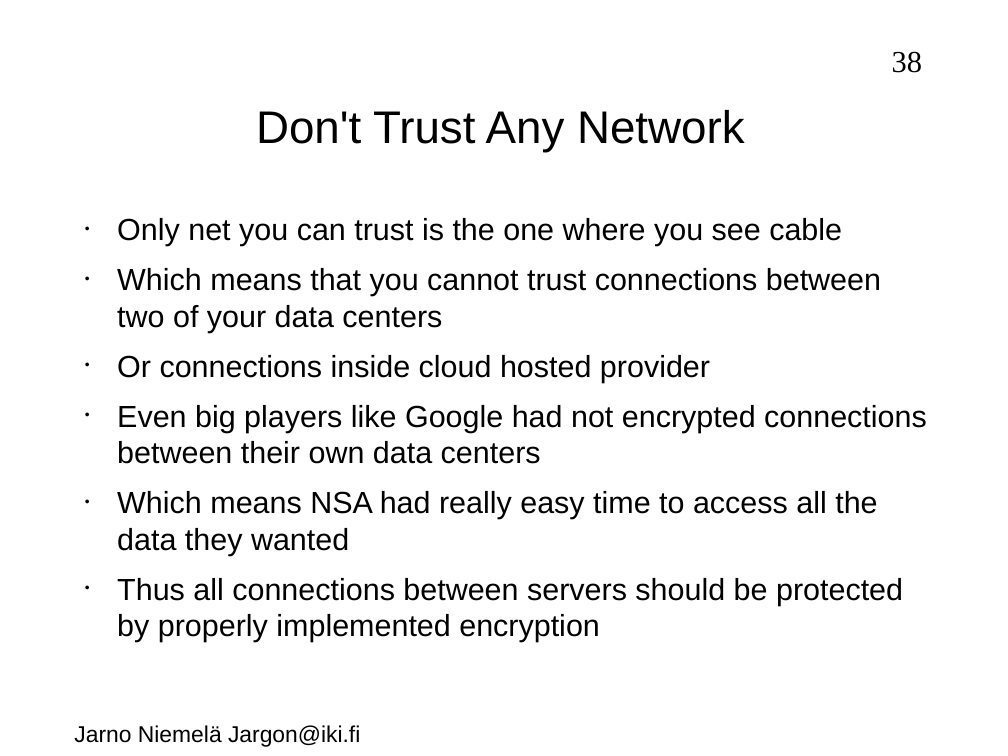
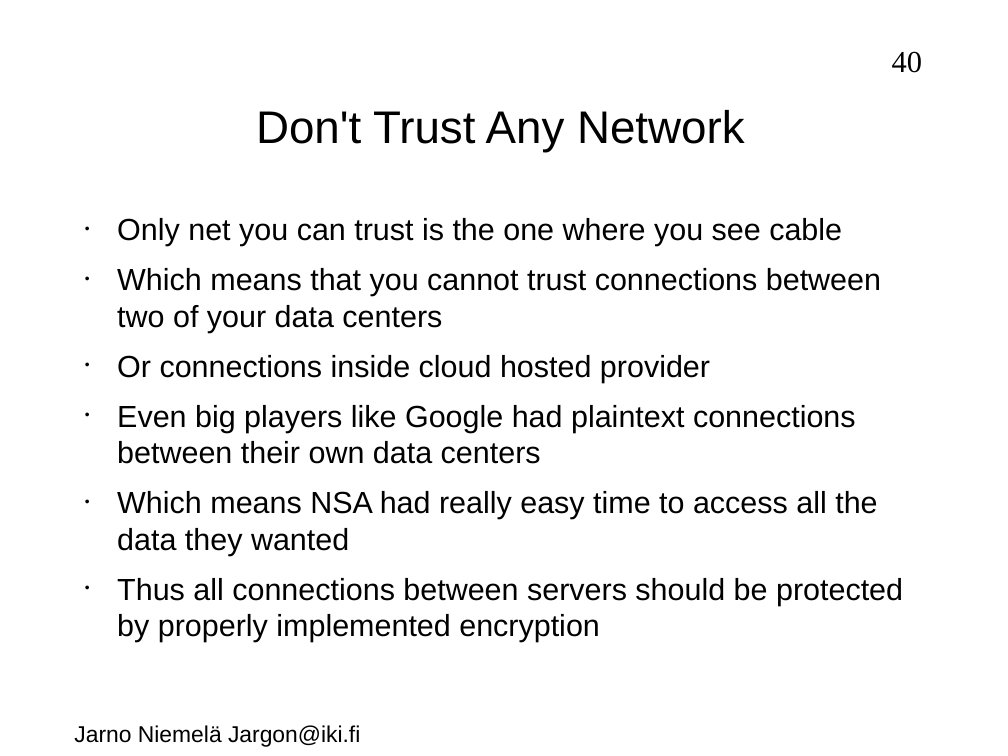
Before and after one commit to jarno-niemela/corporate_cyber_defence, a slide deck: slide 40 of Software security/Software security.odp (slide 38 before the commit). Drawn at 1008x756 pixels with LibreOffice and Linux fonts; fonts in the diff are those of the drawing; background and template pictures are left out. Boxes give left, top, right and bottom in pixels: in the first picture for what was removed or moved away, otherwise in the second. Text is boxed around its words. In the diff, an @@ line names an element or a change of style, - is before the commit and + after.

```diff
--- a/Software security/Software security.odp
+++ b/Software security/Software security.odp
@@ page number at bbox=[892, 51, 922, 73]: text changed @@
-38
+40
@@ text at bbox=[117, 405, 856, 464]: text changed @@
-• Even big players like Google had not encrypted connections between their own data centers
+• Even big players like Google had plaintext connections between their own data centers
```
Also in this commit, not shown: 4 other slides changed, 2 slides added.
